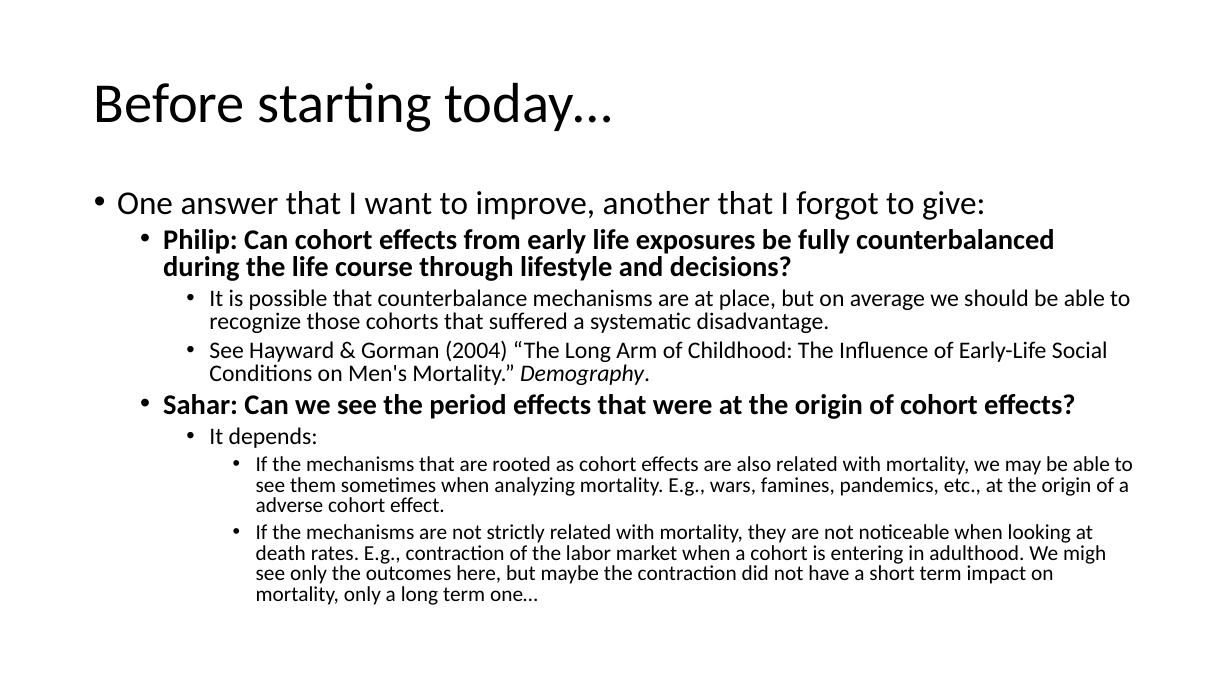
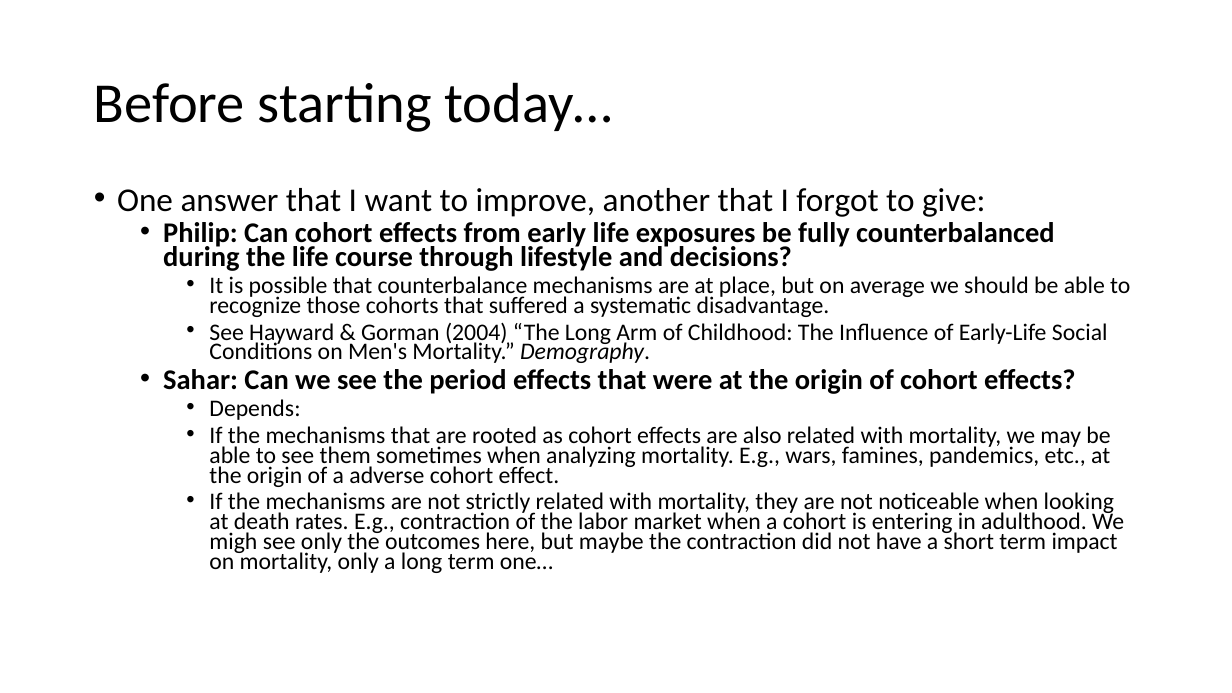
Before and after one commit to kikeacosta/edsd23_apc, a slide deck: slide 2 of slides/04_excess_mortality.pptx. Drawn at 1232x693 pixels with LibreOffice and Linux fonts; fonts in the diff are those of the drawing. Boxes give left, top, right and bottom in pixels: in the first picture for what was removed or moved away, otherwise in the second. Text is boxed around its words. In the diff, an @@ line names an element or a change of style, - is before the commit and + after.

```diff
--- a/slides/04_excess_mortality.pptx
+++ b/slides/04_excess_mortality.pptx
@@ text at [117,188,1130,573]: size 16.6 to 18.5 pt in "If the mechanisms that are rooted as ...", "If the mechanisms are not strictly related ..."; line spacing 0.8 to 0.7; list level 4 to 3 in "If the mechanisms that are ..."; list level 4 to 3 in "If the mechanisms are not ..." @@
@@ text at [209,399,300,420]: text changed @@
-    • It depends:
+    • Depends:
```
Also in this commit, not shown: 6 other slides changed, 1 slide added, 10 other files.
